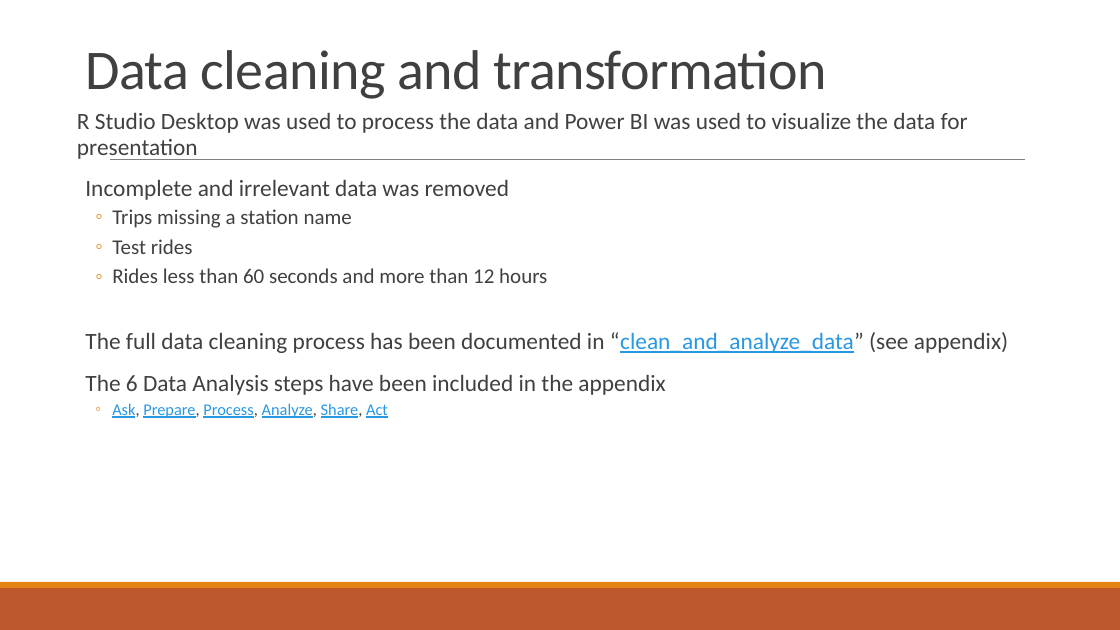
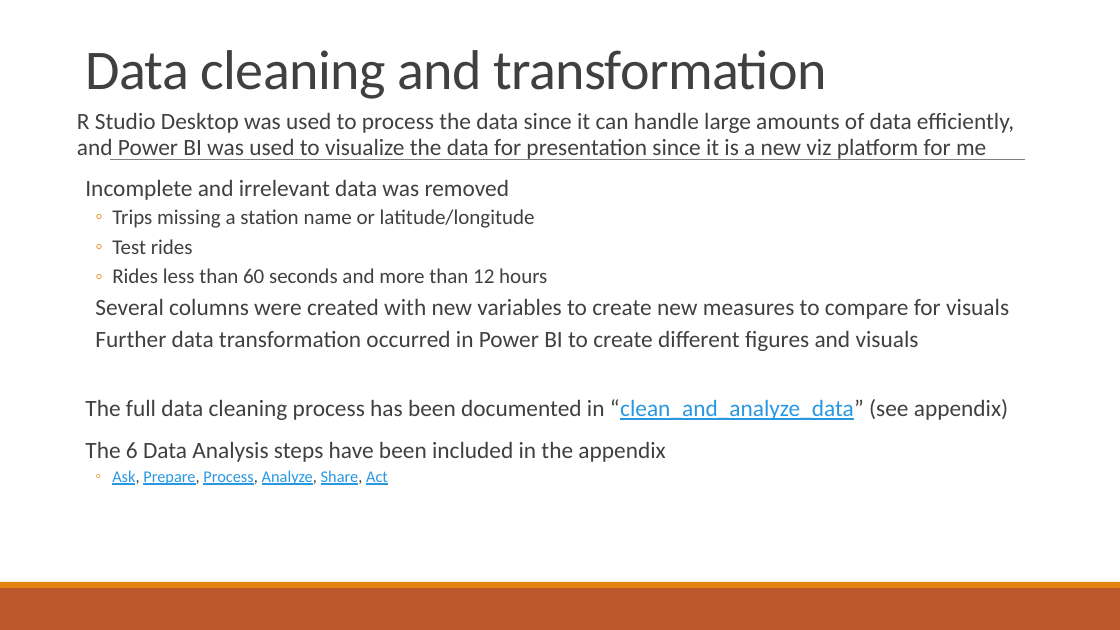
Before and after one commit to jesse-richardville/Cyclistic-Case-Study, a slide deck: slide 7 of Final Report-Capstone Presentation.pptx (slide 6 before the commit). Drawn at 1120x630 pixels with LibreOffice and Linux fonts; fonts in the diff are those of the drawing. Boxes give left, top, right and bottom in pixels: in the first picture for what was removed or moved away, otherwise in the second. Text is boxed around its words. In the diff, an @@ line names an element or a change of style, - is before the commit and + after.

```diff
--- a/Final Report-Capstone Presentation.pptx
+++ b/Final Report-Capstone Presentation.pptx
@@ text at (77, 113, 1014, 160): text changed @@
-R Studio Desktop was used to process the data and Power BI was used to visualize the data for presentation
+R Studio Desktop was used to process the data since it can handle large amounts of data efficiently, and Power BI was used to visualize the data for presentation since it is a new viz platform for me
@@ text at (112, 209, 535, 228): text changed @@
-  ◦ Trips missing a station name
+  ◦ Trips missing a station name or latitude/longitude
@@ text at (95, 299, 1009, 351): paragraphs added @@
+  Several columns were created with new variables to create new measures to compare for visuals
+  Further data transformation occurred in Power BI to create different figures and visuals
```
Also in this commit, not shown: 6 other slides changed, 2 slides added.
